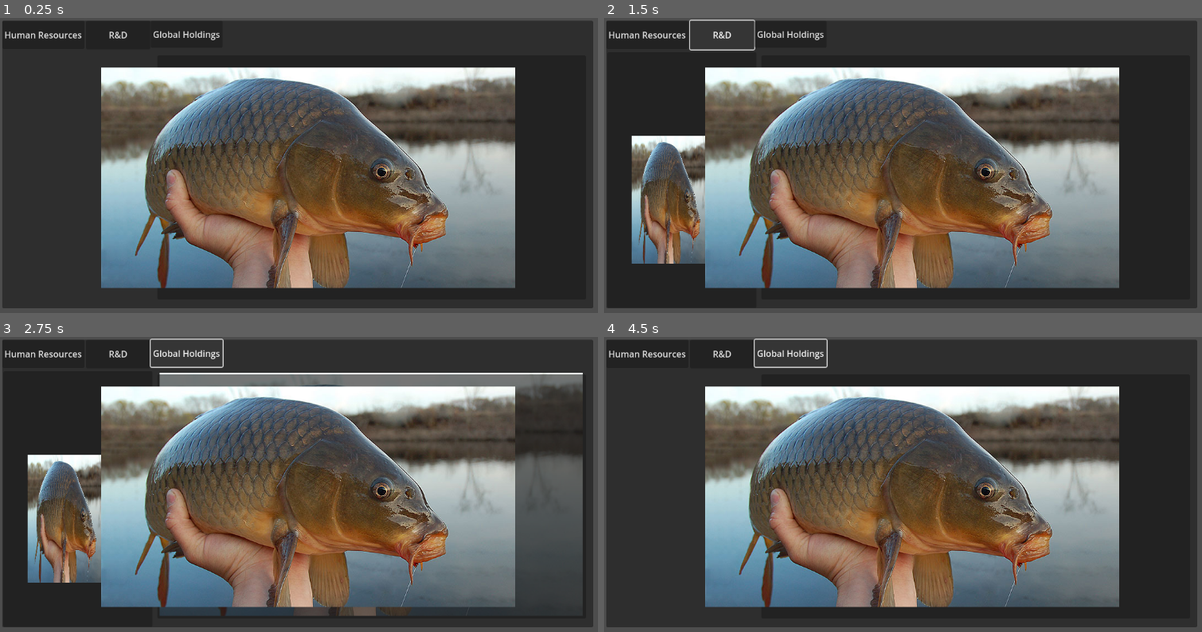
Above: before the commit, frames 1-4 (two rows, left to right).
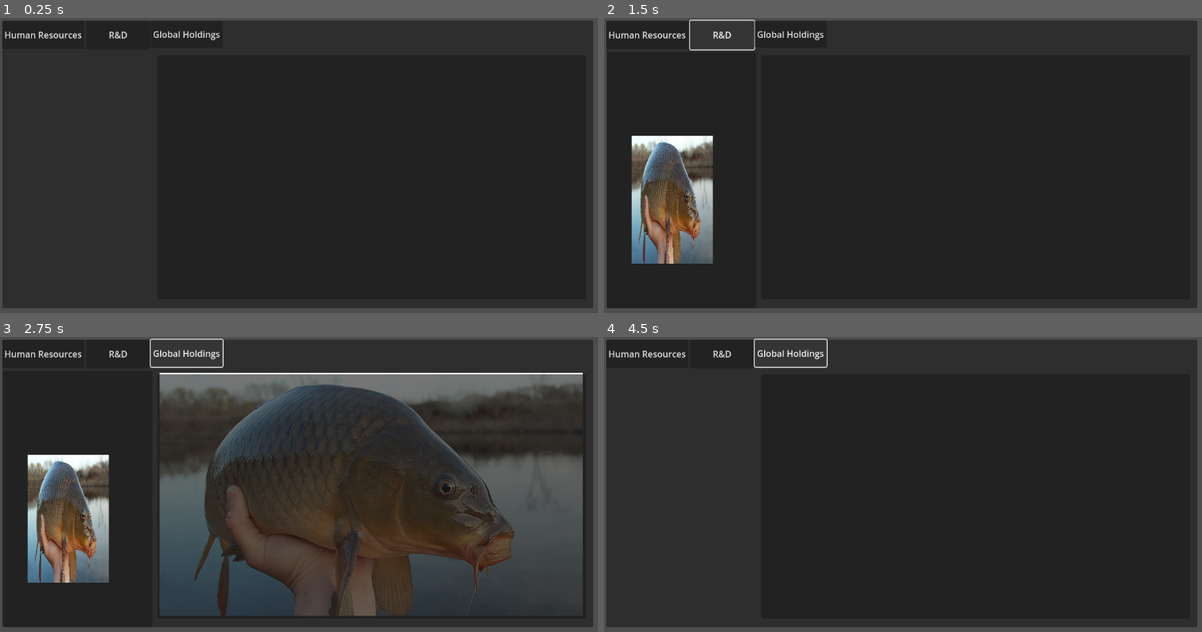
Above: after the commit, the same moments.

Repository: HuskyGameDev/2026f-team1
Game: Godot game, scene res://canvas_layer.tscn
Two runs of this game, one before a commit and one after it. Both use one fixed random seed, a clock stepped at 60 frames per second and the inputs below.
Inputs:
- Up to frame 1 (0.25 s): no input
- Up to frame 2 (1.5 s): click "Human Resources" at 0.5 s; click "R&D" at 1.25 s
- Up to frame 3 (2.75 s): click "Global Holdings" at 2 s
- Up to frame 4 (4.5 s): click "Human Resources" at 2.75 s; click "R&D" at 3.5 s; click "Global Holdings" at 4.25 s

The runs differ from the first frame. In frame 1, 51% of the frame differs, in the area x 16-87%, y 16-92%; in frame 2, 51%; in frame 3, 48%; in frame 4, 51%.

Commit message:
Removed a file that only existed to prove my repository was hooked up correctly
Not a lot to say. You can ignore this.

Diff:
--- a/the-wealth-of-nations/canvas_layer.tscn
+++ b/the-wealth-of-nations/canvas_layer.tscn
@@ -73,8 +73,4 @@
 offset_right = 0.00793457
 offset_bottom = -0.2720337
 
-[node name="LongIslandCarp" type="Sprite2D" parent="incomeView"]
-position = Vector2(273, 222)
-texture = ExtResource("1_v2lfg")
-
 [connection signal="pressed" from="defaultScreen/Control/HR" to="defaultScreen/Control/HR" method="_on_pressed"]
